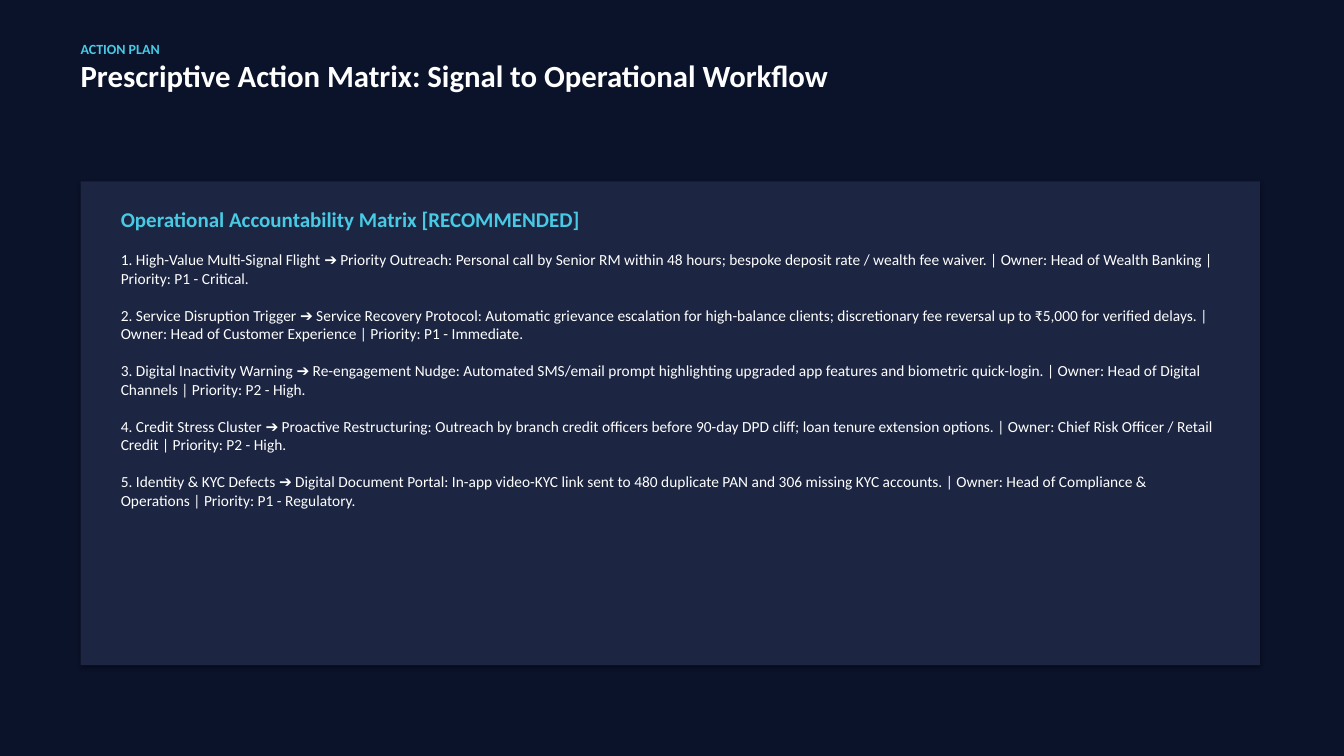
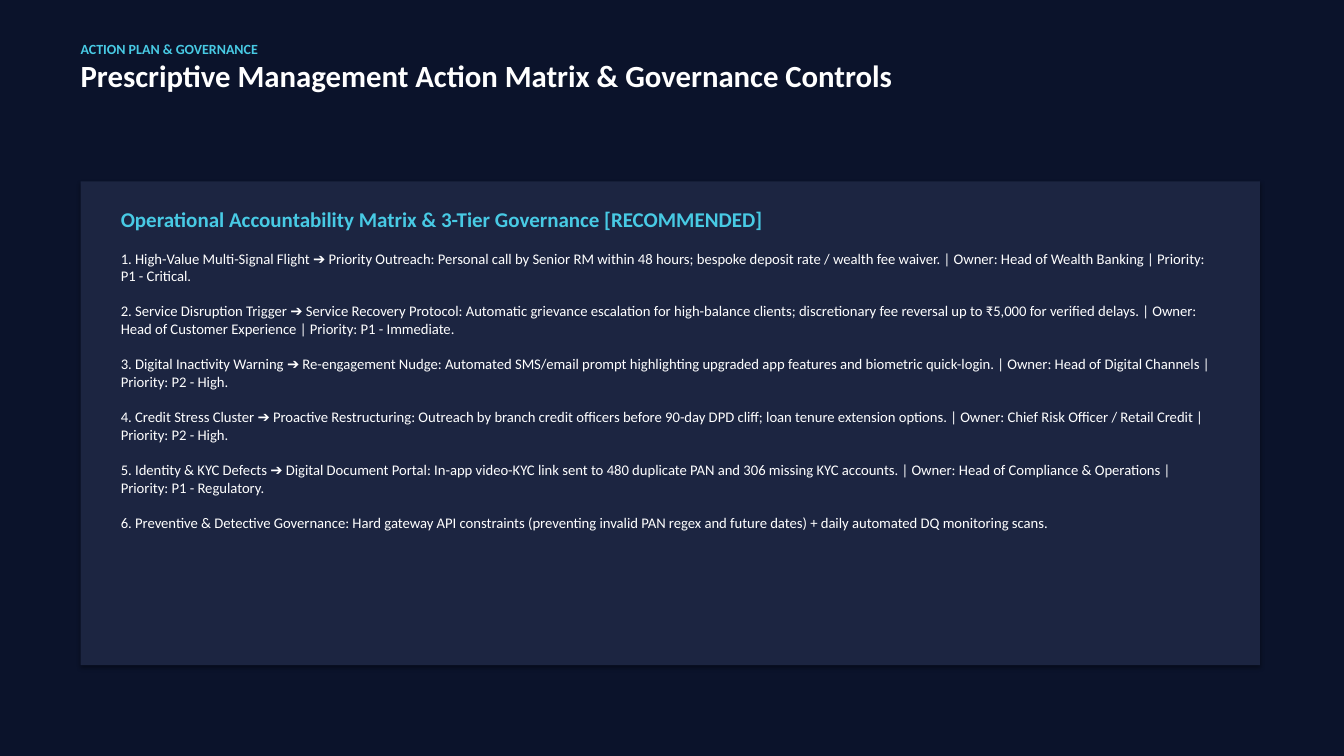
Before and after one commit to Harshul14/Wells-Fargo, a slide deck: slide 13 of output/Apex_Retail_Bank_Executive_Deck.pptx (slide 10 before the commit). Drawn at 1344x756 pixels with LibreOffice and Linux fonts; fonts in the diff are those of the drawing. Boxes give left, top, right and bottom in pixels: in the first picture for what was removed or moved away, otherwise in the second. Text is boxed around its words. In the diff, an @@ line names an element or a change of style, - is before the commit and + after.

Commit message:
fix: reconcile final deliverables and presentation deck to ground-truth figures
- Synchronize PowerPoint decks (14 slides) to verified deposit liabilities (₹131.09 Cr) and churn balance at risk (₹67.33 Cr / 51.37%)
- Update segment at-risk distribution (Wealth: ₹39.73 Cr, Privileged: ₹19.67 Cr, Mass Retail: ₹7.94 Cr)
- Reconcile frontline archetypes (A-F) and top 5 branch hubs (BR004, BR001, BR023, BR014, BR012)
- Update auditor.py and checklist_builder.py to reflect exact ground truth and regenerate audit workbooks
- Synchronize narrative figures across docs (06, 07, 09, 10, FINAL_README, powerbi/README)

```diff
--- a/output/Apex_Retail_Bank_Executive_Deck.pptx
+++ b/output/Apex_Retail_Bank_Executive_Deck.pptx
@@ text at <box>81,45,892,93</box>: text changed @@
-ACTION PLAN
-Prescriptive Action Matrix: Signal to Operational Workflow
+ACTION PLAN & GOVERNANCE
+Prescriptive Management Action Matrix & Governance Controls
@@ text at <box>121,211,762,231</box>: text changed @@
-Operational Accountability Matrix [RECOMMENDED]
+Operational Accountability Matrix & 3-Tier Governance [RECOMMENDED]
@@ text at <box>121,253,1205,496</box>: size 11 to 10.5 pt in "1. High-Value Multi-Signal Flight ➔ Priority Outreach: ...", "2. Service Disruption Trigger ➔ Service Recovery ...", "3. Digital Inactivity Warning ➔ Re-engagement Nudge: ...", "4. Credit Stress Cluster ➔ Proactive Restructuring: ..." and 1 more places @@
@@ text at <box>121,517,1048,531</box>: paragraph added @@
+6. Preventive & Detective Governance: Hard gateway API constraints (preventing invalid PAN regex and future dates) + daily automated DQ monitoring scans.
```
Also in this commit, not shown: 9 other slides changed, 4 slides added, 2 slides removed, 15 other files.
